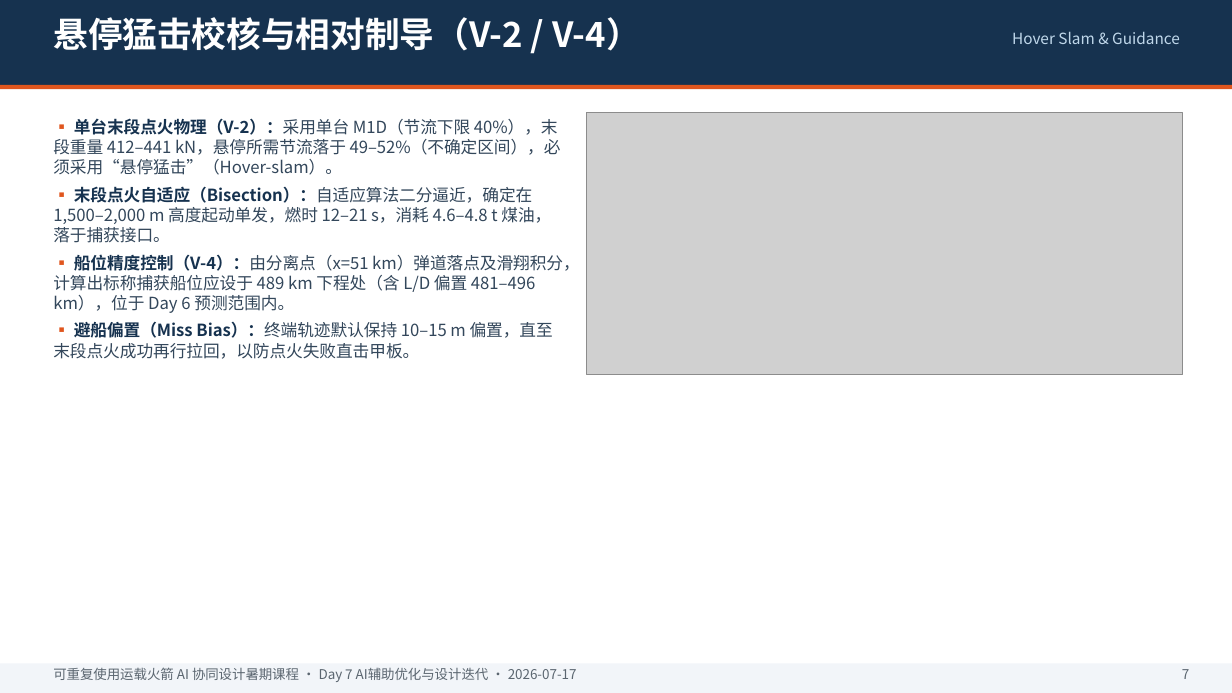
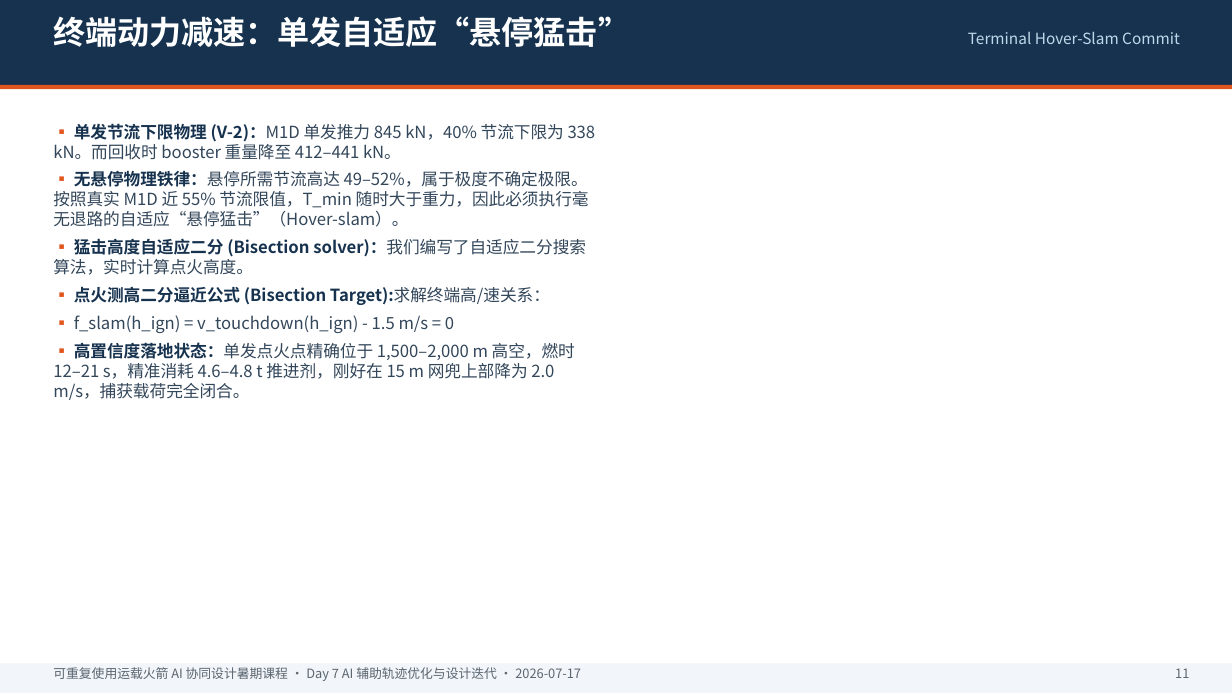
Before and after one commit to irev88/rocket, a slide deck: slide 12 of Day7_AI_辅助优化_设计迭代.pptx (slide 8 before the commit). Drawn at 1232x693 pixels with LibreOffice and Linux fonts; fonts in the diff are those of the drawing; grey boxes stand for pictures. Boxes give left, top, right and bottom in pixels: in the first picture for what was removed or moved away, otherwise in the second. Text is boxed around its words. In the diff, an @@ line names an element or a change of style, - is before the commit and + after.

```diff
--- a/Day7_AI_辅助优化_设计迭代.pptx
+++ b/Day7_AI_辅助优化_设计迭代.pptx
@@ text at (53, 16, 630, 47): text changed; size 27 to 25 pt @@
-悬停猛击校核与相对制导（V-2 / V-4）
+终端动力减速：单发自适应“悬停猛击”
@@ text at (968, 31, 1180, 44): text changed @@
-Hover Slam & Guidance
+Terminal Hover-Slam Commit
@@ picture removed at (587, 113, 1183, 374) @@
@@ text at (53, 123, 596, 400): text changed @@
-▪ 单台末段点火物理（V-2）：采用单台 M1D（节流下限 40%），末段重量 412–441 kN，悬停所需节流落于 49–52%（不确定区间），必须采用“悬停猛击”（Hover-slam）。
-▪ 末段点火自适应（Bisection）：自适应算法二分逼近，确定在 1,500–2,000 m 高度起动单发，燃时 12–21 s，消耗 4.6–4.8 t 煤油，落于捕获接口。
-▪ 船位精度控制（V-4）：由分离点（x=51 km）弹道落点及滑翔积分，计算出标称捕获船位应设于 489 km 下程处（含 L/D 偏置 481–496 km），位于 Day 6 预测范围内。
-▪ 避船偏置（Miss Bias）：终端轨迹默认保持 10–15 m 偏置，直至末段点火成功再行拉回，以防点火失败直击甲板。
+▪ 单发节流下限物理 (V-2)：M1D 单发推力 845 kN，40% 节流下限为 338 kN。而回收时 booster 重量降至 412–441 kN。
+▪ 无悬停物理铁律：悬停所需节流高达 49–52%，属于极度不确定极限。按照真实 M1D 近 55% 节流限值，T_min 随时大于重力，因此必须执行毫无退路的自适应“悬停猛击”（Hover-slam）。
+▪ 猛击高度自适应二分 (Bisection solver)：我们编写了自适应二分搜索算法，实时计算点火高度。
+▪ 点火测高二分逼近公式 (Bisection Target):求解终端高/速关系：
+▪ f_slam(h_ign) = v_touchdown(h_ign) - 1.5 m/s = 0
+▪ 高置信度落地状态：单发点火点精确位于 1,500–2,000 m 高空，燃时 12–21 s，精准消耗 4.6–4.8 t 推进剂，刚好在 15 m 网兜上部降为 2.0 m/s，捕获载荷完全闭合。
@@ text at (53, 667, 581, 681): text changed; size 10.5 to 10 pt @@
-可重复使用运载火箭 AI 协同设计暑期课程 · Day 7 AI辅助优化与设计迭代 · 2026-07-17
+可重复使用运载火箭 AI 协同设计暑期课程 · Day 7 AI 辅助轨迹优化与设计迭代 · 2026-07-17
@@ text at (1175, 668, 1189, 678): text changed; size 10.5 to 10 pt @@
-7
+11
```
Also in this commit, not shown: 14 other slides changed, 5 slides added, 3 other files.
